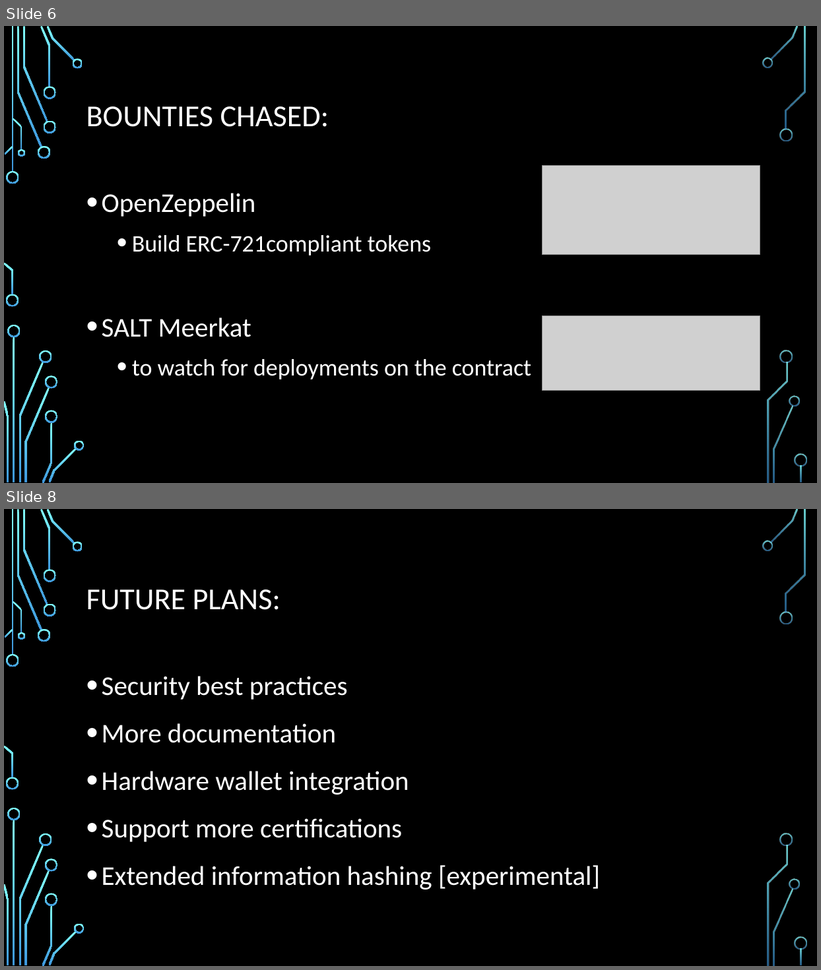
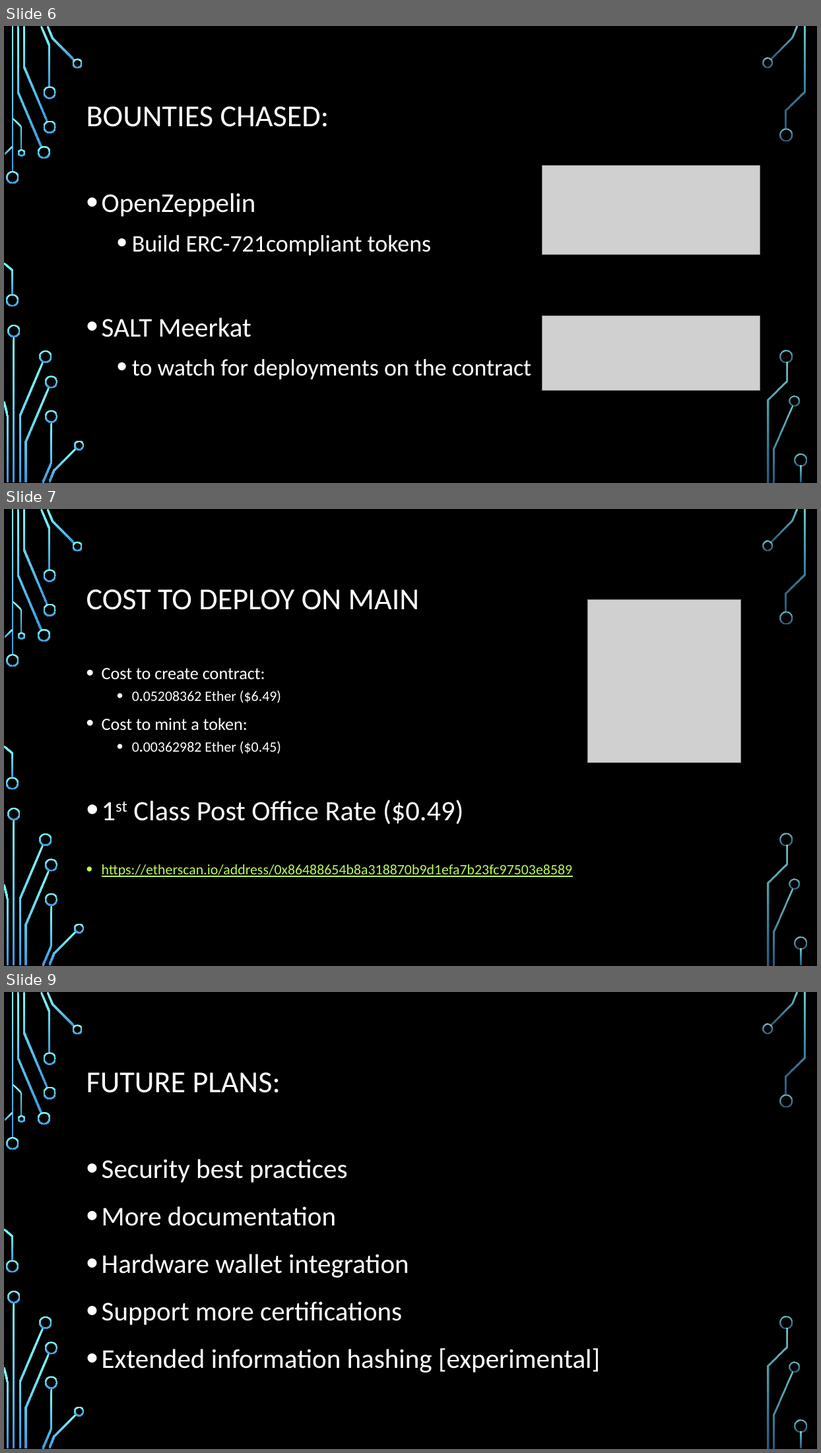
Before and after one commit to screenpeaker/ETHBackpack, a slide deck: ETHBackpack.pptx. Shown one above the other, each under a label of ours: slides 6 and 8 before the commit, slides 6, 7 and 9 after it; the slides between them are not shown. The pictures are 821x970 and 821x1453 pixels, drawn with LibreOffice and Linux fonts; fonts in the diff are those of the drawing; grey boxes stand for pictures; background and template pictures are left out. Boxes give left, top, right and bottom in pixels: in the first picture for what was removed or moved away, otherwise in the second. Text is boxed around its words. In the diff, an @@ line names an element or a change of style, - is before the commit and + after.

Commit message:
added updates after main net
added updates after main net achieved

```diff
--- a/ETHBackpack.pptx
+++ b/ETHBackpack.pptx
@@ slide 7 added at [4,509,817,966], background picture (left out); not listed: 36 template elements that a slide beside it also shows @@
@@ title added at [86,590,420,610], 36 pt, text #FFFFFF @@
+COST TO DEPLOY ON MAIN
@@ picture added at [587,599,741,762] @@
@@ text added at [102,668,573,877], 17 pt, text #FFFFFF @@
+• Cost to create contract:
+  • 0.05208362 Ether ($6.49)
+• Cost to mint a token:
+  • 0.00362982 Ether ($0.45)
+• 1st Class Post Office Rate ($0.49)
+• https://etherscan.io/address/0x86488654b8a318870b9d1efa7b23fc97503e8589
@@ what was slide 8 is now slide 9 @@
```
Also in this commit, not shown: 2 slides changed.
